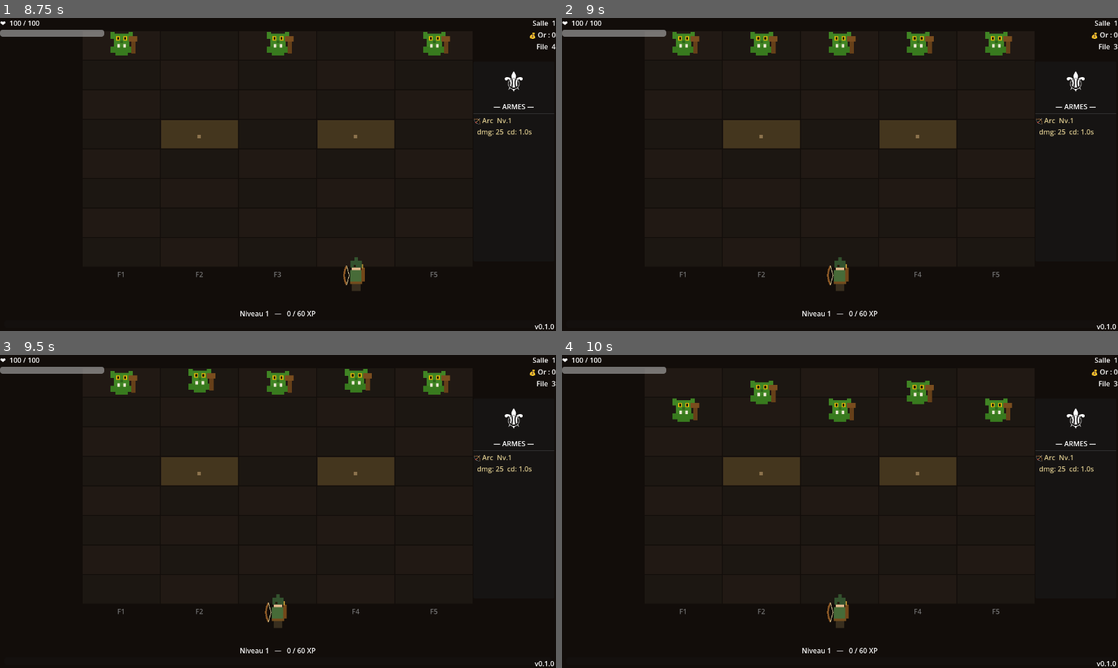
Above: before the commit, frames 1-4 (two rows, left to right).
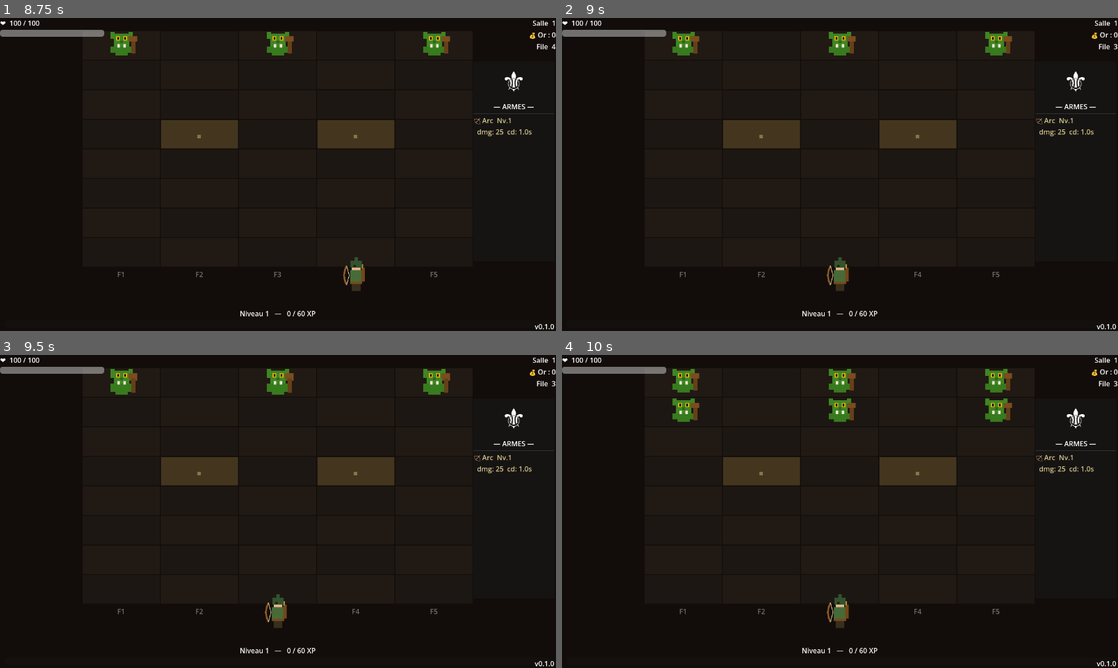
Above: after the commit, the same moments.

Repository: aerthur/game-the-door-beneath
Game: Godot game, scene res://scenes/title_screen.tscn
The game is run twice, just before and just after one commit, with the same random seed, the same clock (stepped at 60 frames per second) and the same inputs.
Inputs (mouse positions are in pixels of both pictures, inside the frame that each line leads up to):
- Up to frame 1 (8.75 s): click "⚔ Nouvelle partie" at 0.5 s; tap Enter at 1.25, 4.25, 7.25 s; move the mouse to (400, 158) at 1.27 s; hold Right (lane_right) 1.28-2 s; hold Space (next_room) 1.28-2 s; click (400, 158) at 1.42 s; drag from (166, 190) to (250, 237) at 2.02 s; move the mouse to (333, 105) at 2.77 s; hold Right (lane_right) 2.78-3.5 s; tap Alt at 2.85, 5.85 s; tap Space (next_room) at 3.5, 6.5 s; drag from (250, 237) to (111, 127) at 3.52 s; move the mouse to (444, 221) at 4.27 s; hold Left (lane_left) 4.28-5 s; hold Space (next_room) 4.28-5 s; drag from (111, 127) to (194, 96) at 5.02 s; move the mouse to (305, 174) at 5.77 s; hold Left (lane_left) 5.78-6.5 s; click (305, 174) at 5.92 s; drag from (194, 96) to (166, 190) at 6.52 s; move the mouse to (400, 158) at 7.27 s; hold Right (lane_right) 7.28-8 s; hold Space (next_room) 7.28-8 s; drag from (166, 190) to (250, 237) at 8.02 s
- Up to frame 2 (9 s): move the mouse to (895, 105) at 8.77 s; hold Left (lane_left) from 8.78 s (still down); tap Alt at 8.85 s
- Up to frame 3 (9.5 s): keep holding Left (lane_left)
- Up to frame 4 (10 s): release Left (lane_left) at 9.5 s; drag from (812, 574) to (673, 464) at 9.52 s

Frame 1 is identical in both runs. In frame 2, 0.6% of the frame differs, in the area x 33-67%, y 4-12%; in frame 3, 0.9%; in frame 4, 1.4%, in the area x 19-81%, y 4-16%.

Commit message:
feat(#70): corriger respawn en file avec retry prioritaire sur 12 ticks avant fallback adjacent
- Ajoute pending_respawns dans game_enemies.gd : si la cellule d'entrée (row=0)
  est occupée au moment du respawn, la demande est mise en attente plutôt que de
  basculer immédiatement vers une file adjacente.
- request_respawn() tente le spawn immédiat sur la file d'origine ; en cas d'échec,
  enregistre le respawn avec ticks_waited=0.
- resolve_pending_respawn_lane() : décision pure (sans side-effect) — retourne la
  lane cible, -1 (attente) ou -2 (abandon) — testable sans instanciation de scène.
- process_pending_respawns() appelé à chaque tick (fin de _do_tick) : retente la
  file d'origine, puis fallback adjacent après 12 ticks, puis abandon explicite.
- _check_room_clear() vérifie pending_respawns.is_empty() pour éviter clear prématuré.
- _start_room() appelle clear_pending_respawns() à chaque nouvelle salle.
- 6 nouveaux tests GUT dans test_spawn_fallback.gd : queuing, retry dans fenêtre,
  retour sur file d'origine libérée, fallback après timeout, abandon si tout bloqué.

Co-Authored-By: Claude Sonnet 4.6 <noreply@anthropic.com>

Diff:
--- a/scripts/game.gd
+++ b/scripts/game.gd
@@ -129,6 +129,8 @@
 	_init_grid()
 	hud.update_room(room_num)
 	hud.hide_door()
+
+	enemies.clear_pending_respawns()
 
 	if room_num % 5 == 0:
 		monsters_remaining = enemies.spawn_boss(room_num)
@@ -194,27 +196,29 @@
 					var tw = create_tween()
 					tw.tween_property(m, "position", grid_pos(new_row, l), 0.25)
 
+	# Retry des respawns en attente après déplacement de tous les monstres
+	var respawn_result = enemies.process_pending_respawns()
+	if respawn_result["abandoned"] > 0:
+		monsters_remaining = max(0, monsters_remaining - respawn_result["abandoned"])
+		print("[TICK] %d respawn(s) abandonnés — remaining: %d" % [respawn_result["abandoned"], monsters_remaining])
+		_check_room_clear()
+
 func _on_monster_escaped(lane: int, mtype: String):
 	spawns_in_flight += 1
 	var before = monsters_remaining
 	monsters_remaining += 1
 
-	var s1 = enemies.spawn_monster(mtype, { "entry_side": "top", "entry_index": lane })
-	if not s1:
-		monsters_remaining -= 1
-		print("[ESCAPE] File %d type=%s — spawn1 RATÉ — remaining: %d→%d" % [lane+1, mtype, before, monsters_remaining])
-	else:
-		print("[ESCAPE] File %d type=%s — spawn1 ok — remaining: %d→%d" % [lane+1, mtype, before, monsters_remaining])
+	# Spawn1 : file d'origine prioritaire, retry sur 12 ticks si occupée
+	var s1 = enemies.request_respawn(mtype, lane)
+	print("[ESCAPE] File %d type=%s — spawn1 %s — remaining: %d→%d" % [lane+1, mtype, "immédiat" if s1 else "en attente", before, monsters_remaining])
 
 	await get_tree().create_timer(0.35).timeout
 
 	if not game_over:
-		var s2 = enemies.spawn_monster(mtype, { "entry_side": "top", "entry_index": lane })
-		if not s2:
-			monsters_remaining -= 1
-			print("[ESCAPE] File %d type=%s — spawn2 RATÉ — remaining: %d" % [lane+1, mtype, monsters_remaining])
-		else:
-			print("[ESCAPE] File %d type=%s — spawn2 ok — remaining: %d" % [lane+1, mtype, monsters_remaining])
+		# Spawn2 : même logique de retry prioritaire
+		monsters_remaining += 1
+		var s2 = enemies.request_respawn(mtype, lane)
+		print("[ESCAPE] File %d type=%s — spawn2 %s — remaining: %d" % [lane+1, mtype, "immédiat" if s2 else "en attente", monsters_remaining])
 
 	spawns_in_flight -= 1
 	_check_room_clear()
@@ -251,7 +255,7 @@
 
 func _check_room_clear():
 	if room_clear or game_over: return
-	if _grid_empty() and spawns_in_flight == 0:
+	if _grid_empty() and spawns_in_flight == 0 and enemies.pending_respawns.is_empty():
 		if monsters_remaining != 0:
 			print("[CLEAR] Correction compteur dérivé: remaining %d → 0" % monsters_remaining)
 			monsters_remaining = 0
--- a/scripts/game_enemies.gd
+++ b/scripts/game_enemies.gd
@@ -10,6 +10,13 @@
 var board_state   : BoardState  # source de vérité partagée avec game.gd
 
 var _scene_cache  : Dictionary = {}  # scene_path → PackedScene
+
+# ── Système de respawn avec retry prioritaire (issue #70) ────────
+# Fenêtre de retry = 12 ticks (1 s à 12 tps) avant fallback adjacent.
+const RETRY_WINDOW_TICKS : int = GameData.TICKS_PER_SECOND
+
+# File des respawns en attente : { monster_id, lane, ticks_waited }
+var pending_respawns : Array = []
 
 func _get_scene(scene_path: String) -> PackedScene:
 	if not _scene_cache.has(scene_path):
@@ -122,6 +129,91 @@
 			return l
 	return -1
 
+# ── Retry prioritaire sur la file d'origine (issue #70) ─────────
+
+# Tente le spawn strictement sur la lane donnée (row 0, col lane).
+# Pas de fallback. Retourne true si spawn réussi.
+func _try_spawn_in_lane(monster_id: String, lane: int) -> bool:
+	if not GameData.MONSTER_DEFS.has(monster_id): return false
+	if not board_state.is_cell_free(0, lane) or board_state.is_cell_blocked(0, lane): return false
+	var def = GameData.MONSTER_DEFS[monster_id]
+	var r : int = 0
+	while r < BoardGeometry.GRID_ROWS and (board_state.is_cell_occupied(r, lane) or board_state.is_cell_blocked(r, lane)):
+		r += 1
+	if r >= BoardGeometry.GRID_ROWS: return false
+	var m = _get_scene(def["scene"]).instantiate()
+	m.setup_from_def(monster_id, def)
+	monsters_node.add_child(m)
+	m.position  = grid_pos(r, lane)
+	m.grid_row  = r
+	m.grid_lane = lane
+	board_state.set_cell_occupied(r, lane, m)
+	return true
+
+# Tente un spawn sur la file d'origine.
+# Si la cellule d'entrée est occupée/bloquée, met en file d'attente.
+# Retourne true si spawn immédiat, false si mis en attente.
+func request_respawn(monster_id: String, preferred_lane: int) -> bool:
+	if _try_spawn_in_lane(monster_id, preferred_lane):
+		return true
+	pending_respawns.append({
+		"monster_id": monster_id,
+		"lane": preferred_lane,
+		"ticks_waited": 0,
+	})
+	return false
+
+# Décision pure (sans effet de bord) pour un respawn en attente.
+# Retourne : lane >= 0 → spawner là ; -1 → rester en attente ; -2 → abandonner.
+func resolve_pending_respawn_lane(req: Dictionary) -> int:
+	if board_state.is_cell_free(0, req["lane"]) and not board_state.is_cell_blocked(0, req["lane"]):
+		return req["lane"]
+	if req["ticks_waited"] >= RETRY_WINDOW_TICKS:
+		var fallback = _find_fallback_lane(req["lane"])
+		return fallback if fallback >= 0 else -2
+	return -1
+
+# Traite tous les respawns en attente à chaque tick (appelé par game.gd._do_tick).
+# Retourne { "spawned": int, "abandoned": int } pour mise à jour de monsters_remaining.
+func process_pending_respawns() -> Dictionary:
+	if pending_respawns.is_empty():
+		return { "spawned": 0, "abandoned": 0 }
+	var spawned   : int = 0
+	var abandoned : int = 0
+	var still_pending : Array = []
+	for req in pending_respawns:
+		req["ticks_waited"] += 1
+		var target_lane : int = resolve_pending_respawn_lane(req)
+		if target_lane == -1:
+			still_pending.append(req)
+			continue
+		if target_lane == -2:
+			abandoned += 1
+			print("[RESPAWN] Abandon type=%s file %d — %d ticks expirés, aucune lane disponible" % [req["monster_id"], req["lane"]+1, req["ticks_waited"]])
+			continue
+		if _try_spawn_in_lane(req["monster_id"], target_lane):
+			spawned += 1
+			if target_lane == req["lane"]:
+				print("[RESPAWN] type=%s file %d — spawn réussi après %d ticks" % [req["monster_id"], req["lane"]+1, req["ticks_waited"]])
+			else:
+				print("[RESPAWN] type=%s file %d → fallback file %d après %d ticks" % [req["monster_id"], req["lane"]+1, target_lane+1, req["ticks_waited"]])
+		else:
+			abandoned += 1
+			print("[RESPAWN] type=%s file %d — spawn échoué sur file %d, abandon" % [req["monster_id"], req["lane"]+1, target_lane+1])
+	pending_respawns = still_pending
+	return { "spawned": spawned, "abandoned": abandoned }
+
+func _find_fallback_lane(original_lane: int) -> int:
+	for offset in [1, -1, 2, -2, 3, -3, 4, -4]:
+		var l = original_lane + offset
+		if l >= 0 and l < BoardGeometry.GRID_COLUMNS:
+			if board_state.is_cell_free(0, l) and not board_state.is_cell_blocked(0, l):
+				return l
+	return -1
+
+func clear_pending_respawns() -> void:
+	pending_respawns.clear()
+
 # ── Retraite du boss ─────────────────────────────────────────────
 func boss_retreat(boss: Node2D, lane: int):
 	var heal_amount = int(boss.hp_max * 0.3)
--- a/test/unit/test_spawn_fallback.gd
+++ b/test/unit/test_spawn_fallback.gd
@@ -1,8 +1,9 @@
 extends GutTest
 
 # Tests de non-régression : logique de spawn (find_spawn_lane, _resolve_spawn_ctx)
-# Couvre : mapping entry_side → coordonnées grille, retry prioritaire, fallback de lane,
-#          cas limites (all occupied, all blocked, lanes de bord)
+# et politique de respawn avec retry prioritaire (issue #70).
+# Couvre : mapping entry_side → coordonnées grille, retry sur file d'origine (12 ticks),
+#          fallback adjacent après expiration, abandon si aucune lane, cas limites.
 
 var _state: BoardState
 var _enemies: Node
@@ -102,3 +103,55 @@
 		_state.set_cell_occupied(0, c, "m")
 	var lane := _enemies.find_spawn_lane(0)
 	assert_eq(lane, 4, "4 lanes occupées depuis 0 → fallback sur la dernière lane libre (4)")
+
+# ── Politique de retry/fallback — issue #70 ──────────────────────
+# resolve_pending_respawn_lane est une fonction pure (pas de side-effect).
+# Valeurs de retour : lane >= 0 → spawner là ; -1 → rester en attente ; -2 → abandonner.
+
+func test_request_respawn_queues_when_lane_occupied() -> void:
+	_state.set_cell_occupied(0, 2, "m")
+	var spawned := _enemies.request_respawn("g", 2)
+	assert_false(spawned, "Lane occupée → request_respawn retourne false (en attente)")
+	assert_eq(_enemies.pending_respawns.size(), 1, "Un respawn en attente créé")
+	assert_eq(_enemies.pending_respawns[0]["lane"], 2, "Lane d'origine mémorisée")
+	assert_eq(_enemies.pending_respawns[0]["ticks_waited"], 0, "Compteur initialisé à 0")
+
+func test_resolve_pending_stays_minus1_within_window() -> void:
+	_state.set_cell_occupied(0, 2, "m")
+	var req := { "monster_id": "g", "lane": 2, "ticks_waited": 0 }
+	for i in range(GameData.TICKS_PER_SECOND - 1):
+		req["ticks_waited"] = i + 1
+		var result := _enemies.resolve_pending_respawn_lane(req)
+		assert_eq(result, -1, "Tick %d < %d : lane occupée → reste en attente" % [i+1, GameData.TICKS_PER_SECOND])
+
+func test_resolve_pending_returns_origin_when_freed_within_window() -> void:
+	# Reproduit le bug corrigé : sans le retry, un fallback immédiat était déclenché
+	# même si la lane d'origine allait se libérer dans la fenêtre de 12 ticks.
+	_state.set_cell_occupied(0, 2, "m")
+	var req := { "monster_id": "g", "lane": 2, "ticks_waited": 5 }
+	_state.clear_cell(0, 2)  # la cellule se libère au tick 5
+	var result := _enemies.resolve_pending_respawn_lane(req)
+	assert_eq(result, 2, "Lane d'origine libérée à t=5 (< 12) → retourne lane 2, sans fallback adjacent")
+
+func test_resolve_pending_falls_back_after_timeout() -> void:
+	_state.set_cell_occupied(0, 2, "m")
+	# lanes 1 et 3 libres, fenêtre expirée
+	var req := { "monster_id": "g", "lane": 2, "ticks_waited": GameData.TICKS_PER_SECOND }
+	var result := _enemies.resolve_pending_respawn_lane(req)
+	assert_ne(result, -1, "Fenêtre expirée → ne reste plus en attente")
+	assert_ne(result, -2, "Lane adjacente disponible → pas d'abandon")
+	assert_ne(result, 2, "Lane d'origine toujours occupée → pas la lane 2")
+	assert_true(result >= 0 and result < BoardGeometry.GRID_COLUMNS, "Fallback dans les bornes valides")
+
+func test_resolve_pending_abandons_when_all_blocked_after_timeout() -> void:
+	for c in BoardGeometry.GRID_COLUMNS:
+		_state.set_cell_occupied(0, c, "m")
+	var req := { "monster_id": "g", "lane": 2, "ticks_waited": GameData.TICKS_PER_SECOND }
+	var result := _enemies.resolve_pending_respawn_lane(req)
+	assert_eq(result, -2, "Toutes les lanes bloquées + fenêtre expirée → abandon (-2)")
+
+func test_pending_respawns_cleared_between_tests() -> void:
+	_state.set_cell_occupied(0, 0, "m")
+	_enemies.request_respawn("g", 0)
+	_enemies.clear_pending_respawns()
+	assert_eq(_enemies.pending_respawns.size(), 0, "clear_pending_respawns vide la file")
Not shown, changed: CLAUDE.md
